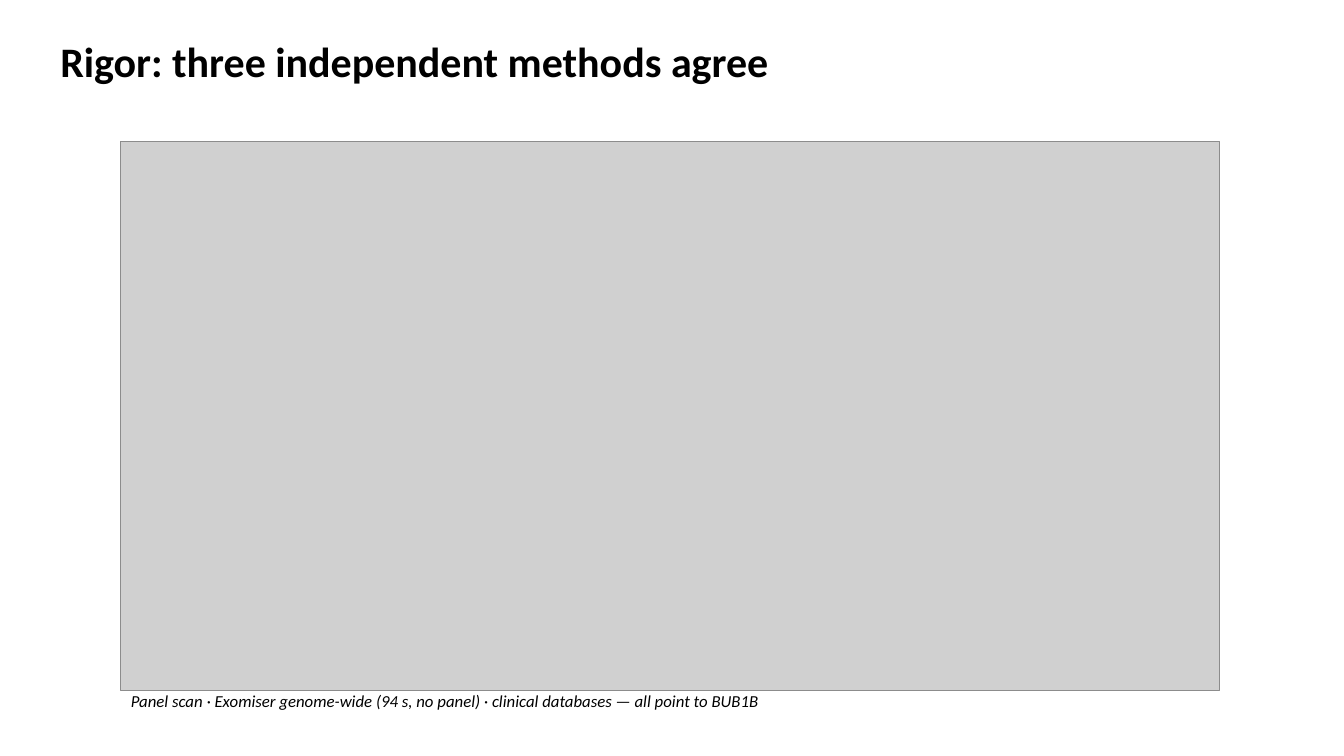
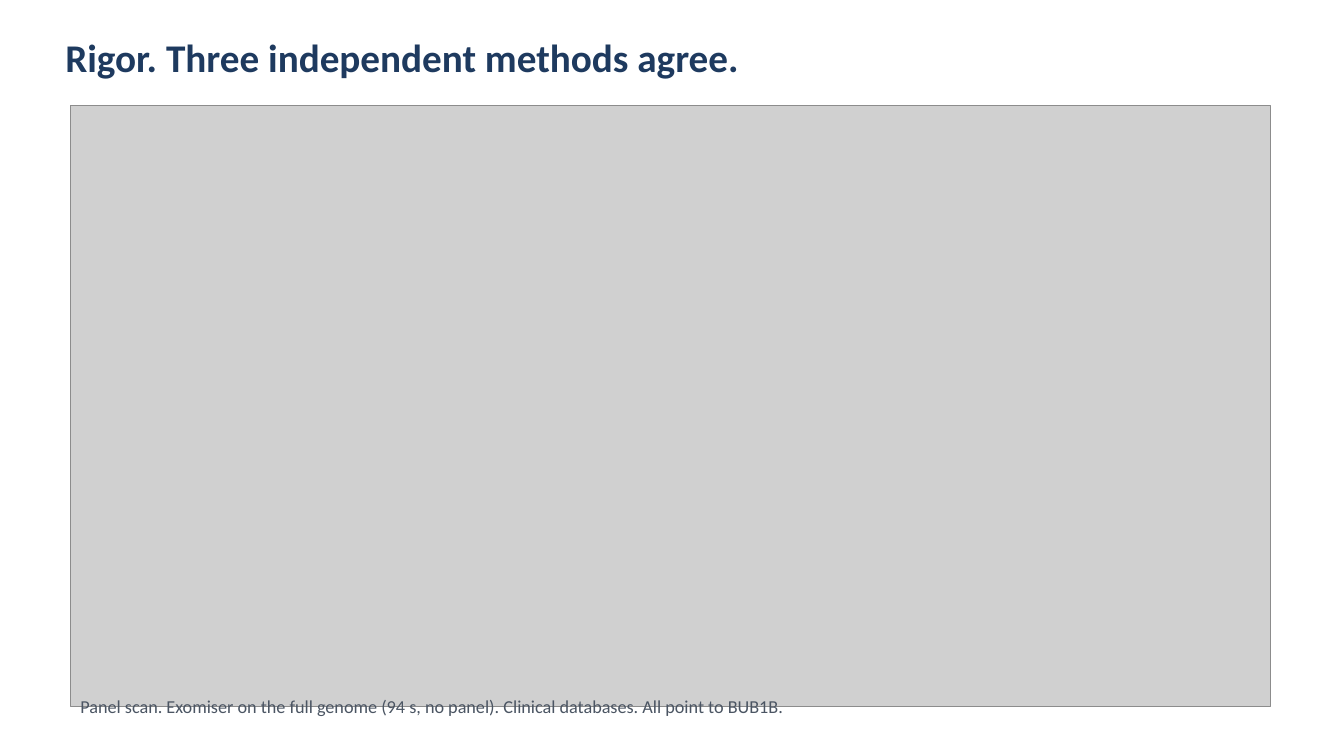
Before and after one commit to bigbag/mva-hackathon-2026, a slide deck: slide 9 of track2/slides/pitch_deck.pptx. Drawn at 1344x756 pixels with LibreOffice and Linux fonts; fonts in the diff are those of the drawing; grey boxes stand for pictures. Boxes give left, top, right and bottom in pixels: in the first picture for what was removed or moved away, otherwise in the second. Text is boxed around its words. In the diff, an @@ line names an element or a change of style, - is before the commit and + after.

Commit message:
Rewrite reports and decks in Simplified Technical English; rebuild figures
Fix overlapping domain-map labels, remove marketing metaphors from slides
and the video script, and plot Exomiser ranks from the genome-wide TSV.

```diff
--- a/track2/slides/pitch_deck.pptx
+++ b/track2/slides/pitch_deck.pptx
@@ text at <box>65,44,738,79</box>: text changed; size 30 to 28 pt; text colour #000000 to #1E3A5F @@
-Rigor: three independent methods agree
+Rigor. Three independent methods agree.
@@ picture: place and size @@
-picture at <box>121,141,1220,691</box>
+picture at <box>71,106,1270,706</box>
@@ text at <box>80,700,783,718</box>: text changed; size 12 to 13 pt; text colour #000000 to #4B5563; italic off @@
-Panel scan · Exomiser genome-wide (94 s, no panel) · clinical databases — all point to BUB1B
+Panel scan. Exomiser on the full genome (94 s, no panel). Clinical databases. All point to BUB1B.
```
Also in this commit, not shown: 11 other slides changed, 15 other files.
